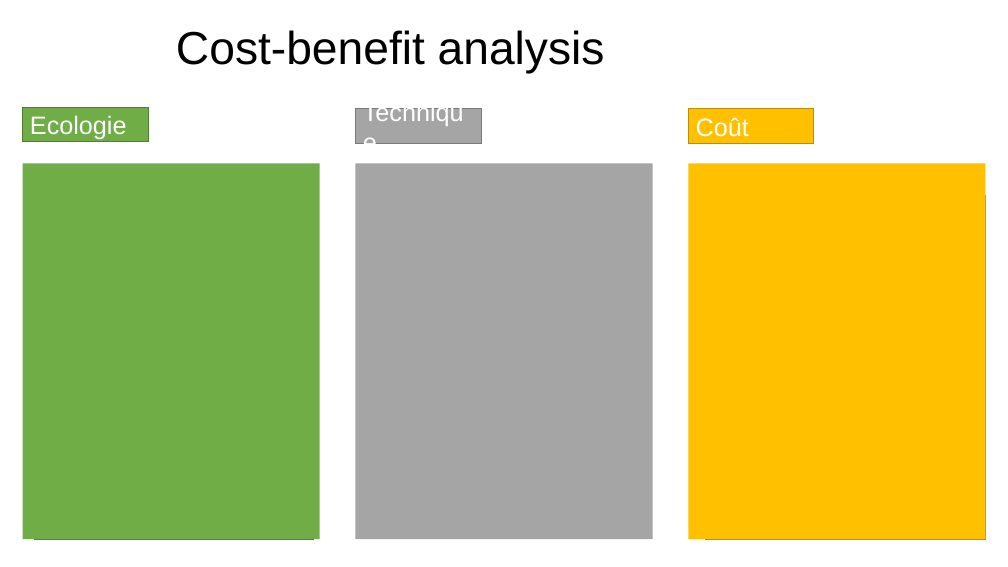
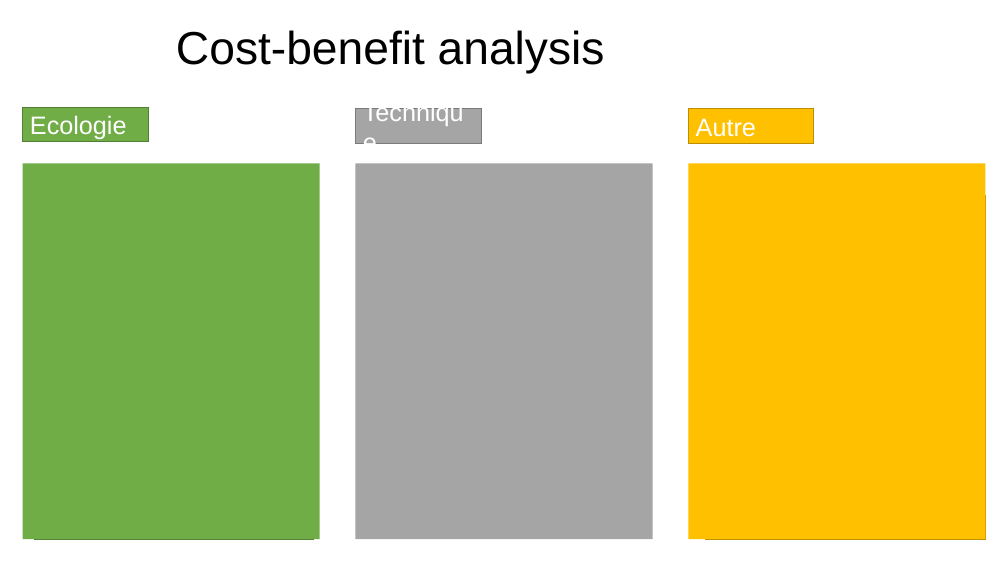
Before and after one commit to OceanStream-X-MiageSorbonne/Boitier, a slide deck: slide 7 of Documentation/Architecture/Architechture-Flux.pptx. Drawn at 1008x567 pixels with LibreOffice and Linux fonts; fonts in the diff are those of the drawing; background and template pictures are left out. Boxes give left, top, right and bottom in pixels: in the first picture for what was removed or moved away, otherwise in the second. Text is boxed around its words. In the diff, an @@ line names an element or a change of style, - is before the commit and + after.

```diff
--- a/Documentation/Architecture/Architechture-Flux.pptx
+++ b/Documentation/Architecture/Architechture-Flux.pptx
@@ text in rectangle at (x1=696, y1=118, x2=756, y2=137): text changed @@
-Coût
+Autre
```
Also in this commit, not shown: 3 other slides changed, 1 other file.
